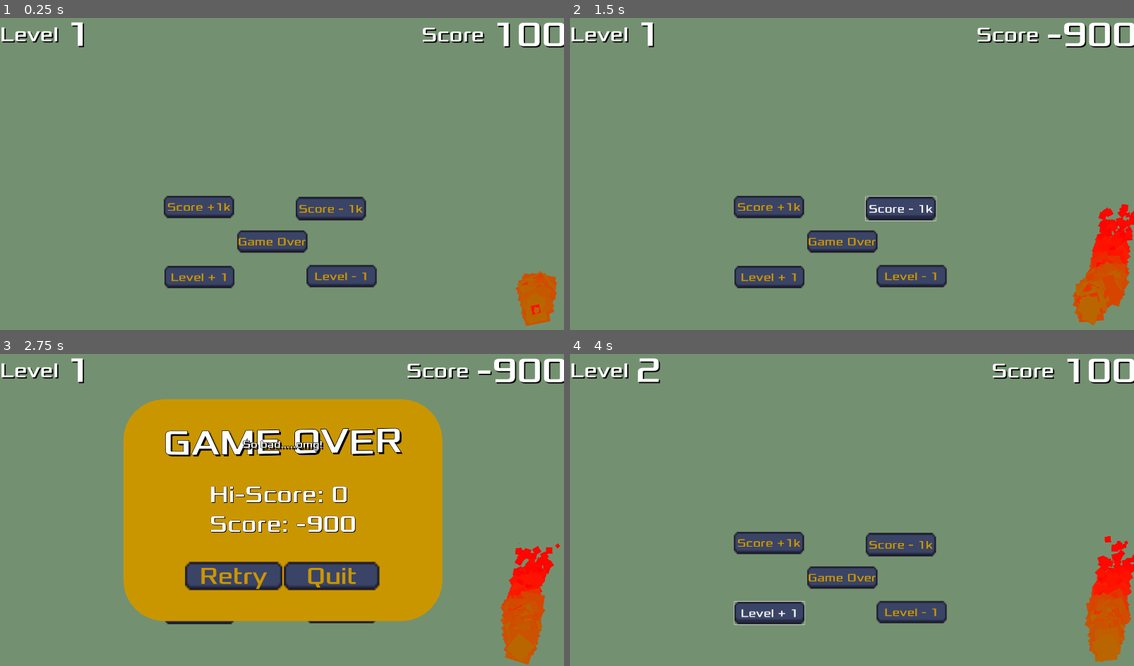
Above: before the commit, frames 1-4 (two rows, left to right).
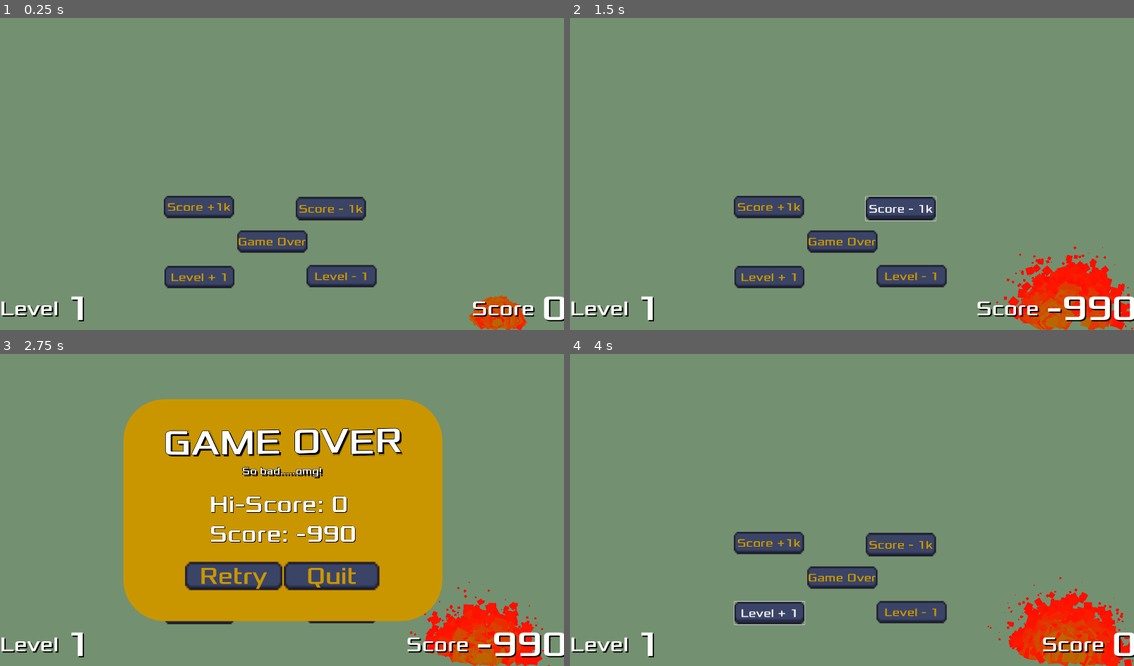
Above: after the commit, the same moments.

Repository: Gchahm/StickGame
Game: Godot game, scene res://Scene/main_score.tscn
Same seed, same stepped clock (60 frames per second), same inputs: the game is played once before the commit and once after it. This scene is started directly instead of the project's main scene.
Inputs:
- Up to frame 1 (0.25 s): no input
- Up to frame 2 (1.5 s): click "Score +1k" at 0.5 s; click "Score - 1k" at 1.25 s
- Up to frame 3 (2.75 s): click "Game Over" at 2 s
- Up to frame 4 (4 s): click "Retry" at 2.75 s; click "Level + 1" at 3.5 s

The runs differ from the first frame. In frame 1, 3.5% of the frame differs, in the area x 0-100%, y 1-100%; in frame 2, 6.9%; in frame 3, 9.4%; in frame 4, 6.8%.
Error after the commit: Invalid assignment of property or key 'text' with value of type 'String' on a base object of type 'null instance'. (res://Scripts/main_score.gd:53)

Commit message:
Fire and UI Lower Part

Diff:
--- a/Scene/fire.tscn
+++ b/Scene/fire.tscn
@@ -10,28 +10,29 @@
 gradient = SubResource("Gradient_5hw5n")
 
 [sub_resource type="Curve" id="Curve_n5j2k"]
-_data = [Vector2(0, 0), 0.0, 0.0, 0, 0, Vector2(0.34131, 0.574113), 0.0, 0.0, 0, 0, Vector2(0.585642, 0.298539), 0.0, 0.0, 0, 0, Vector2(0.746851, 0.131524), 0.0, 0.0, 0, 0, Vector2(0.915617, 0.156576), 0.0, 0.0, 0, 0, Vector2(0.99999, 0.0563674), 0.0, 0.0, 0, 0, Vector2(1, 0), 0.0, 0.0, 0, 0]
-point_count = 7
+_data = [Vector2(0.0113065, 0.156576), 0.0, 0.0, 0, 0, Vector2(0.159548, 0.231733), 0.0, 0.0, 0, 0, Vector2(0.370603, 0.340292), 0.0, 0.0, 0, 0, Vector2(0.559045, 0.323591), 0.0, 0.0, 0, 0, Vector2(0.712312, 0.206681), 0.0, 0.0, 0, 0, Vector2(0.805276, 0.0647181), 0.0, 0.0, 0, 0, Vector2(0.835427, 0.0730689), 0.0, 0.0, 0, 0, Vector2(0.933417, 0), 0.0, 0.0, 0, 0, Vector2(0.99999, 0.0563674), 0.0, 0.0, 0, 0, Vector2(1, 0), 0.0, 0.0, 0, 0]
+point_count = 10
 
 [sub_resource type="CurveTexture" id="CurveTexture_u1y73"]
-width = 2048
+width = 4096
 curve = SubResource("Curve_n5j2k")
 
 [sub_resource type="ParticleProcessMaterial" id="ParticleProcessMaterial_ltgxe"]
 lifetime_randomness = 1.0
 particle_flag_disable_z = true
 direction = Vector3(0, -1, 0)
-spread = 10.0
+spread = 86.06
 gravity = Vector3(0, 0, 0)
-initial_velocity_min = 400.0
-initial_velocity_max = 400.0
+initial_velocity_min = 300.0
+initial_velocity_max = 300.0
 orbit_velocity_min = 0.0
 orbit_velocity_max = 0.0
 tangential_accel_min = 100.0
 tangential_accel_max = 150.0
+angle_min = 150.0
 angle_max = 360.0
-scale_min = 0.5
-scale_max = 0.5
+scale_min = 0.4
+scale_max = 0.4
 scale_curve = SubResource("CurveTexture_u1y73")
 color_ramp = SubResource("GradientTexture1D_4ajt5")
 
@@ -39,6 +40,6 @@
 
 [node name="GPUParticles2D" type="GPUParticles2D" parent="."]
 position = Vector2(934, 830)
-amount = 250
+amount = 800
 process_material = SubResource("ParticleProcessMaterial_ltgxe")
 texture = ExtResource("1_5j8fl")
--- a/Scene/game_over_screen.tscn
+++ b/Scene/game_over_screen.tscn
@@ -74,10 +74,10 @@
 anchor_top = 0.5
 anchor_right = 0.5
 anchor_bottom = 0.5
-offset_left = -408.0
-offset_top = -246.0
-offset_right = 405.0
-offset_bottom = -98.0
+offset_left = -410.0
+offset_top = -155.0
+offset_right = 403.0
+offset_bottom = -85.0
 grow_horizontal = 2
 grow_vertical = 2
 theme = ExtResource("1_ia3yo")
@@ -97,9 +97,9 @@
 anchor_right = 0.5
 anchor_bottom = 0.5
 offset_left = -195.0
-offset_top = -102.0
+offset_top = -68.0
 offset_right = 195.0
-offset_bottom = 102.0
+offset_bottom = 136.0
 grow_horizontal = 2
 grow_vertical = 2
 
--- a/Scene/main_score.tscn
+++ b/Scene/main_score.tscn
@@ -15,27 +15,60 @@
 offset_bottom = 1081.0
 color = Color(0.45098, 0.568627, 0.439216, 1)
 
+[node name="MarginContainer2" type="MarginContainer" parent="ColorRect"]
+layout_mode = 1
+anchors_preset = 2
+anchor_top = 1.0
+anchor_bottom = 1.0
+offset_top = -148.0
+offset_right = 313.0
+grow_vertical = 0
+
+[node name="HBoxContainer" type="HBoxContainer" parent="ColorRect/MarginContainer2"]
+layout_mode = 2
+size_flags_horizontal = 0
+size_flags_vertical = 4
+theme_override_constants/separation = 25
+alignment = 2
+
+[node name="Level" type="Label" parent="ColorRect/MarginContainer2/HBoxContainer"]
+layout_mode = 2
+theme = ExtResource("1_evc7w")
+theme_override_colors/font_shadow_color = Color(0, 0, 0, 1)
+theme_override_colors/font_outline_color = Color(0, 0, 0, 1)
+theme_override_constants/shadow_offset_x = 4
+theme_override_constants/shadow_offset_y = 4
+theme_override_font_sizes/font_size = 70
+text = "Level"
+
+[node name="Level_Value" type="Label" parent="ColorRect/MarginContainer2/HBoxContainer"]
+layout_mode = 2
+theme = ExtResource("1_evc7w")
+theme_override_colors/font_shadow_color = Color(0, 0, 0, 1)
+theme_override_colors/font_outline_color = Color(0, 0, 0, 1)
+theme_override_constants/shadow_offset_x = 4
+theme_override_constants/shadow_offset_y = 4
+theme_override_font_sizes/font_size = 120
+text = "1"
+
 [node name="MarginContainer" type="MarginContainer" parent="ColorRect"]
 layout_mode = 1
-anchors_preset = 1
+anchors_preset = 3
 anchor_left = 1.0
+anchor_top = 1.0
 anchor_right = 1.0
+anchor_bottom = 1.0
 offset_left = -494.0
-offset_bottom = 148.0
+offset_top = -148.0
 grow_horizontal = 0
+grow_vertical = 0
 size_flags_horizontal = 0
 
 [node name="Fire" parent="ColorRect/MarginContainer" instance=ExtResource("4_l5h0d")]
-position = Vector2(-545, 203)
+position = Vector2(-677, -704)
 
 [node name="Fire2" parent="ColorRect/MarginContainer" instance=ExtResource("4_l5h0d")]
-position = Vector2(-545, 203)
-
-[node name="Fire3" parent="ColorRect/MarginContainer" instance=ExtResource("4_l5h0d")]
-position = Vector2(-545, 203)
-
-[node name="Fire4" parent="ColorRect/MarginContainer" instance=ExtResource("4_l5h0d")]
-position = Vector2(-545, 203)
+position = Vector2(-677, -704)
 
 [node name="HBoxContainer" type="HBoxContainer" parent="ColorRect/MarginContainer"]
 layout_mode = 2
@@ -62,7 +95,7 @@
 theme_override_constants/shadow_offset_y = 4
 theme_override_fonts/font = ExtResource("1_ss8gt")
 theme_override_font_sizes/font_size = 120
-text = "100"
+text = "0"
 
 [node name="TempMessage" type="Label" parent="ColorRect"]
 layout_mode = 1
@@ -84,38 +117,6 @@
 theme_override_font_sizes/font_size = 100
 horizontal_alignment = 1
 vertical_alignment = 1
-autowrap_mode = 1
-
-[node name="MarginContainer" type="MarginContainer" parent="."]
-offset_right = 313.0
-offset_bottom = 76.0
-
-[node name="HBoxContainer" type="HBoxContainer" parent="MarginContainer"]
-layout_mode = 2
-size_flags_horizontal = 0
-size_flags_vertical = 4
-theme_override_constants/separation = 25
-alignment = 2
-
-[node name="Level" type="Label" parent="MarginContainer/HBoxContainer"]
-layout_mode = 2
-theme = ExtResource("1_evc7w")
-theme_override_colors/font_shadow_color = Color(0, 0, 0, 1)
-theme_override_colors/font_outline_color = Color(0, 0, 0, 1)
-theme_override_constants/shadow_offset_x = 4
-theme_override_constants/shadow_offset_y = 4
-theme_override_font_sizes/font_size = 70
-text = "Level"
-
-[node name="Level_Value" type="Label" parent="MarginContainer/HBoxContainer"]
-layout_mode = 2
-theme = ExtResource("1_evc7w")
-theme_override_colors/font_shadow_color = Color(0, 0, 0, 1)
-theme_override_colors/font_outline_color = Color(0, 0, 0, 1)
-theme_override_constants/shadow_offset_x = 4
-theme_override_constants/shadow_offset_y = 4
-theme_override_font_sizes/font_size = 120
-text = "1"
 
 [node name="Plus Score" type="Button" parent="."]
 offset_left = 557.0
@@ -166,7 +167,11 @@
 offset_bottom = 549.0
 
 [node name="scoreTextTimer" type="Timer" parent="."]
+wait_time = 5.0
 one_shot = true
+
+[node name="incrementScore" type="Timer" parent="."]
+wait_time = 0.001
 
 [connection signal="pressed" from="Plus Score" to="." method="_on_plus_score_pressed"]
 [connection signal="pressed" from="Minus Score" to="." method="_on_minus_score_pressed"]
@@ -174,3 +179,4 @@
 [connection signal="pressed" from="Plus Level" to="." method="_on_plus_level_pressed"]
 [connection signal="pressed" from="Minus Level" to="." method="_on_minus_level_pressed"]
 [connection signal="timeout" from="scoreTextTimer" to="." method="_on_score_text_timer_timeout"]
+[connection signal="timeout" from="incrementScore" to="." method="_on_increment_score_timeout"]
--- a/Scripts/main_score.gd
+++ b/Scripts/main_score.gd
@@ -3,7 +3,9 @@
 var score: int = 0
 var level: int = 1
 var highscore
-var motivationalWords = ["Madonna", "Amazing", "Amoeba", "Unbeliveable", "So good!", "Chicken", "Aminoacid"]
+var targetScore: int = 0
+var motivationalWords = ["Madonna!", "Amazing!", "Amoeba!", "Unbeliveable!", "So good!", "Chicken!", "Aminoacid"]
+var incrementAmount: int = 1
 # Called when the node enters the scene tree for the first time.
 
 func _ready():
@@ -14,29 +16,35 @@
 	else:
 		highscore = 0
 		save_game()
+	$ColorRect/MarginContainer/Fire/GPUParticles2D.process_material.initial_velocity_min = 300
+	$ColorRect/MarginContainer/Fire/GPUParticles2D.process_material.initial_velocity_max = 300
 
 func _on_plus_score_pressed():
-	score += 100
+	targetScore += 10
 	$ColorRect/MarginContainer/Fire/GPUParticles2D.process_material.initial_velocity_min += 10
-	$ColorRect/MarginContainer/HBoxContainer/Score_Value.text = str(score)
-
-	if score % 500 == 0:
+	$incrementScore.start()
+	if targetScore % 50 == 0:
 		var randomIndex = randi() % motivationalWords.size()
 		var randomMotivationalWord = motivationalWords[randomIndex]
 		$ColorRect/TempMessage.text = randomMotivationalWord  # Show the score text
 		$ColorRect/TempMessage.visible = true  # Show the score text
 		$scoreTextTimer.start()  # Start the timer
-		print ("timer started")
+
+func _on_increment_score_timeout():
+	score += incrementAmount
+	$ColorRect/MarginContainer/HBoxContainer/Score_Value.text = str(score)
+	if score < targetScore:
+		$incrementScore.start()
+	else:
+		$incrementScore.stop()
 
 func _on_score_text_timer_timeout():
-	print ("timer ended")
 	$ColorRect/TempMessage.visible = false
-
 
 
 func _on_minus_score_pressed():
 	score -= 1000
-	$ColorRect/MarginContainer/Fire/GPUParticles2D.process_material.initial_velocity_min -= 50
+	$ColorRect/MarginContainer/Fire/GPUParticles2D.process_material.initial_velocity_min -= 100
 	$ColorRect/MarginContainer/HBoxContainer/Score_Value.text = str(score)
 
 
@@ -56,6 +64,5 @@
 	if score > highscore:
 		highscore = score
 	$GameOverScreen.display_scores(score, highscore)
-
 	save_game()
 	$GameOverScreen.visible = true
